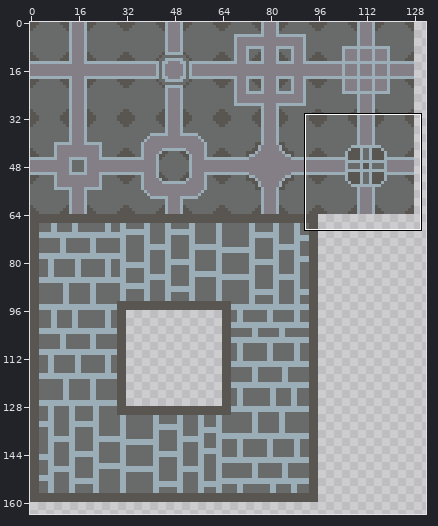
Two states of a sprite sheet, Sprites/Roguelike-Spritesheet.png. Above: a wide view before the commit, with the close-up outlined.
Close-up. Before:
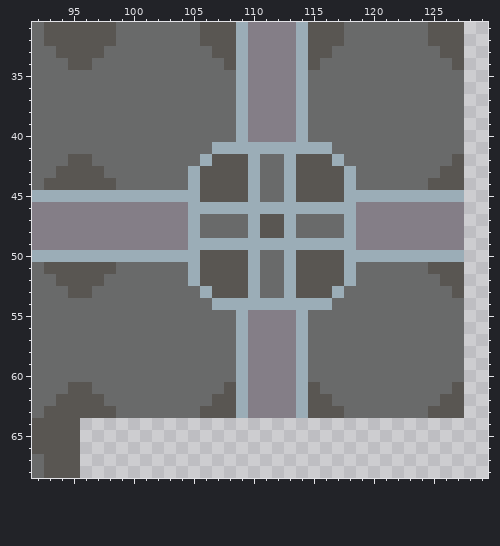
The file is 256x256 pixels. Shown: x 92..129, y 31..68. The wide view leaves out empty margins.
After the commit:
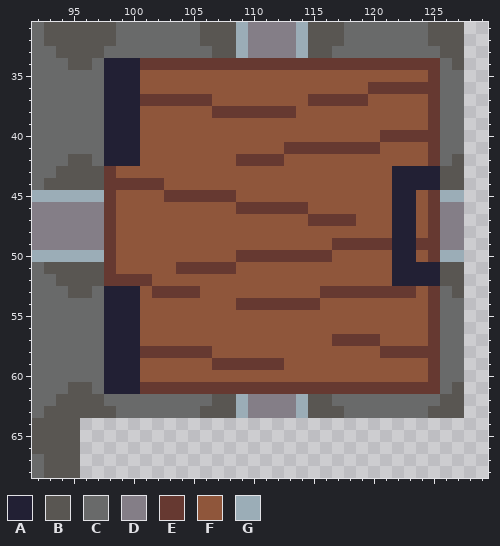
Palette (. is transparent): A #222034  B #595652  C #696a6a  D #847e87  E #663931  F #8f563b  G #9badb7
The exact change:
y 34: x 98..125 CCCCCCCCCCBGDDDDGBCCCCCCCCCC -> AAAEEEEEEEEEEEEEEEEEEEEEEEEE
y 35: x 98..125 CCCCCCCCCCCGDDDDGCCCCCCCCCCC -> AAAFFFFFFFFFFFFFFFFFFFFFFFFE
y 36: x 98..125 CCCCCCCCCCCGDDDDGCCCCCCCCCCC -> AAAFFFFFFFFFFFFFFFFFFFEEEEEE
y 37: x 98..125 CCCCCCCCCCCGDDDDGCCCCCCCCCCC -> AAAEEEEEEFFFFFFFFEEEEEFFFFFE
y 38: x 98..125 CCCCCCCCCCCGDDDDGCCCCCCCCCCC -> AAAFFFFFFEEEEEEEFFFFFFFFFFFE
y 39: x 98..125 CCCCCCCCCCCGDDDDGCCCCCCCCCCC -> AAAFFFFFFFFFFFFFFFFFFFFFFFFE
y 40: x 98..125 CCCCCCCCCCCGDDDDGCCCCCCCCCCC -> AAAFFFFFFFFFFFFFFFFFFFFEEEEE
y 41: x 98..125 CCCCCCCCCGGGGGGGGGGCCCCCCCCC -> AAAFFFFFFFFFFFFEEEEEEEEFFFFE
y 42: x 98..125 CCCCCCCCGBBBGCCGBBBGCCCCCCCC -> AAAFFFFFFFFEEEEFFFFFFFFFFFFE
y 43: x 98..125 CCCCCCCGBBBBGCCGBBBBGCCCCCCC -> EFFFFFFFFFFFFFFFFFFFFFFFAAAA
y 44: x 98..125 BCCCCCCGBBBBGCCGBBBBGCCCCCCB -> EEEEEFFFFFFFFFFFFFFFFFFFAAAA
y 45: x 98..125 GGGGGGGGBBBBGCCGBBBBGGGGGGGG -> EFFFFEEEEEEFFFFFFFFFFFFFAAFE
y 46: x 98..125 DDDDDDDGGGGGGGGGGGGGGDDDDDDD -> EFFFFFFFFFFEEEEEEFFFFFFFAAFE
y 47: x 98..125 DDDDDDDGCCCCGBBGCCCCGDDDDDDD -> EFFFFFFFFFFFFFFFFEEEEFFFAAFE
y 48: x 98..125 DDDDDDDGCCCCGBBGCCCCGDDDDDDD -> EFFFFFFFFFFFFFFFFFFFFFFFAAFE
y 49: x 98..125 DDDDDDDGGGGGGGGGGGGGGDDDDDDD -> EFFFFFFFFFFFFFFFFFFEEEEEAAEE
y 50: x 98..125 GGGGGGGGBBBBGCCGBBBBGGGGGGGG -> EFFFFFFFFFFEEEEEEEEFFFFFAAFE
y 51: x 98..125 BCCCCCCGBBBBGCCGBBBBGCCCCCCB -> EFFFFFEEEEEFFFFFFFFFFFFFAAAA
y 52: x 98..125 CCCCCCCGBBBBGCCGBBBBGCCCCCCC -> EEEEFFFFFFFFFFFFFFFFFFFFAAAA
y 53: x 98..125 CCCCCCCCGBBBGCCGBBBGCCCCCCCC -> AAAFEEEEFFFFFFFFFFEEEEEEEEFE
y 54: x 98..125 CCCCCCCCCGGGGGGGGGGCCCCCCCCC -> AAAFFFFFFFFEEEEEEEFFFFFFFFFE
y 55..56: x 98..125 CCCCCCCCCCCGDDDDGCCCCCCCCCCC -> AAAFFFFFFFFFFFFFFFFFFFFFFFFE
y 57: x 98..125 CCCCCCCCCCCGDDDDGCCCCCCCCCCC -> AAAFFFFFFFFFFFFFFFFEEEEFFFFE
y 58: x 98..125 CCCCCCCCCCCGDDDDGCCCCCCCCCCC -> AAAEEEEEEFFFFFFFFFFFFFFEEEEE
y 59: x 98..125 CCCCCCCCCCCGDDDDGCCCCCCCCCCC -> AAAFFFFFFEEEEEEFFFFFFFFFFFFE
y 60: x 98..125 CCCCCCCCCCCGDDDDGCCCCCCCCCCC -> AAAFFFFFFFFFFFFFFFFFFFFFFFFE
y 61: x 98..125 CCCCCCCCCCBGDDDDGBCCCCCCCCCC -> AAAEEEEEEEEEEEEEEEEEEEEEEEEE
